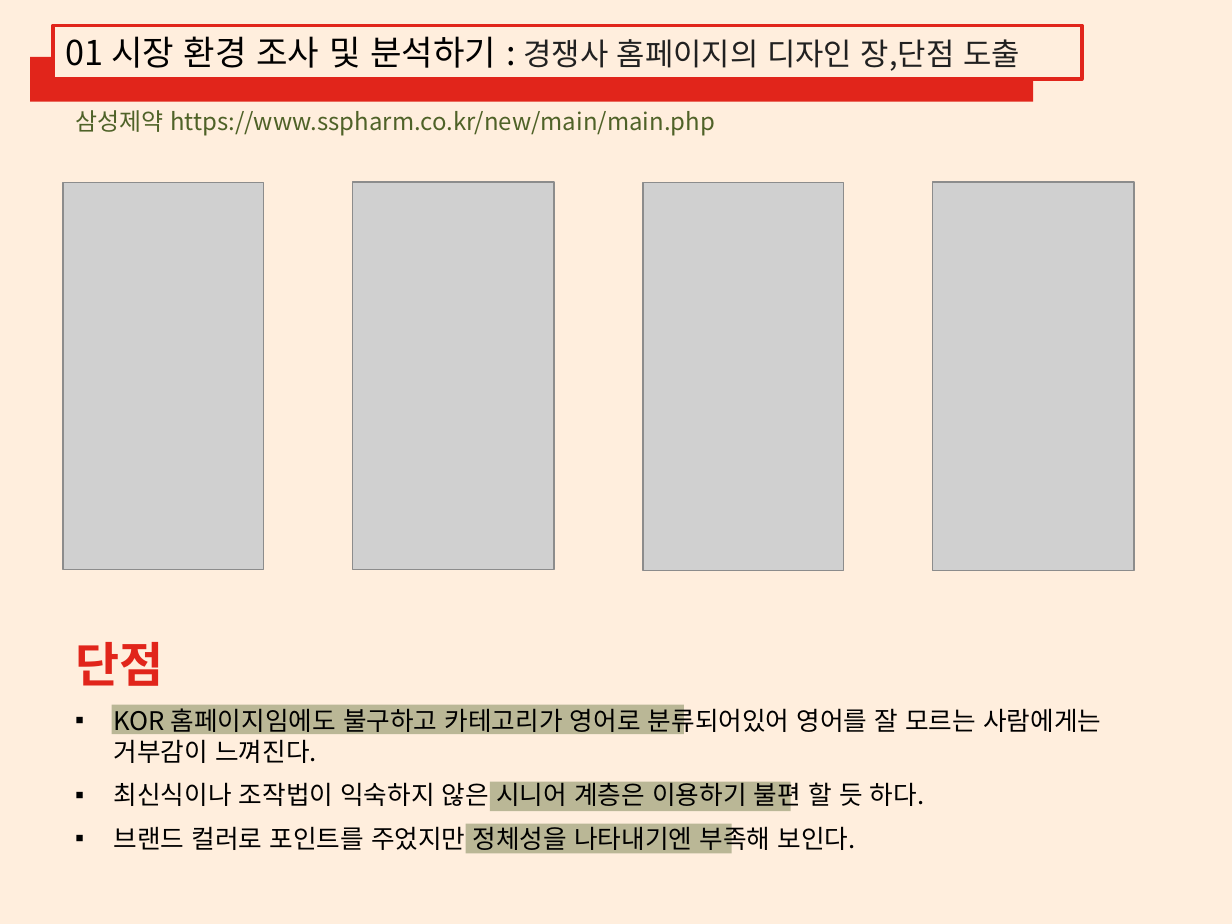
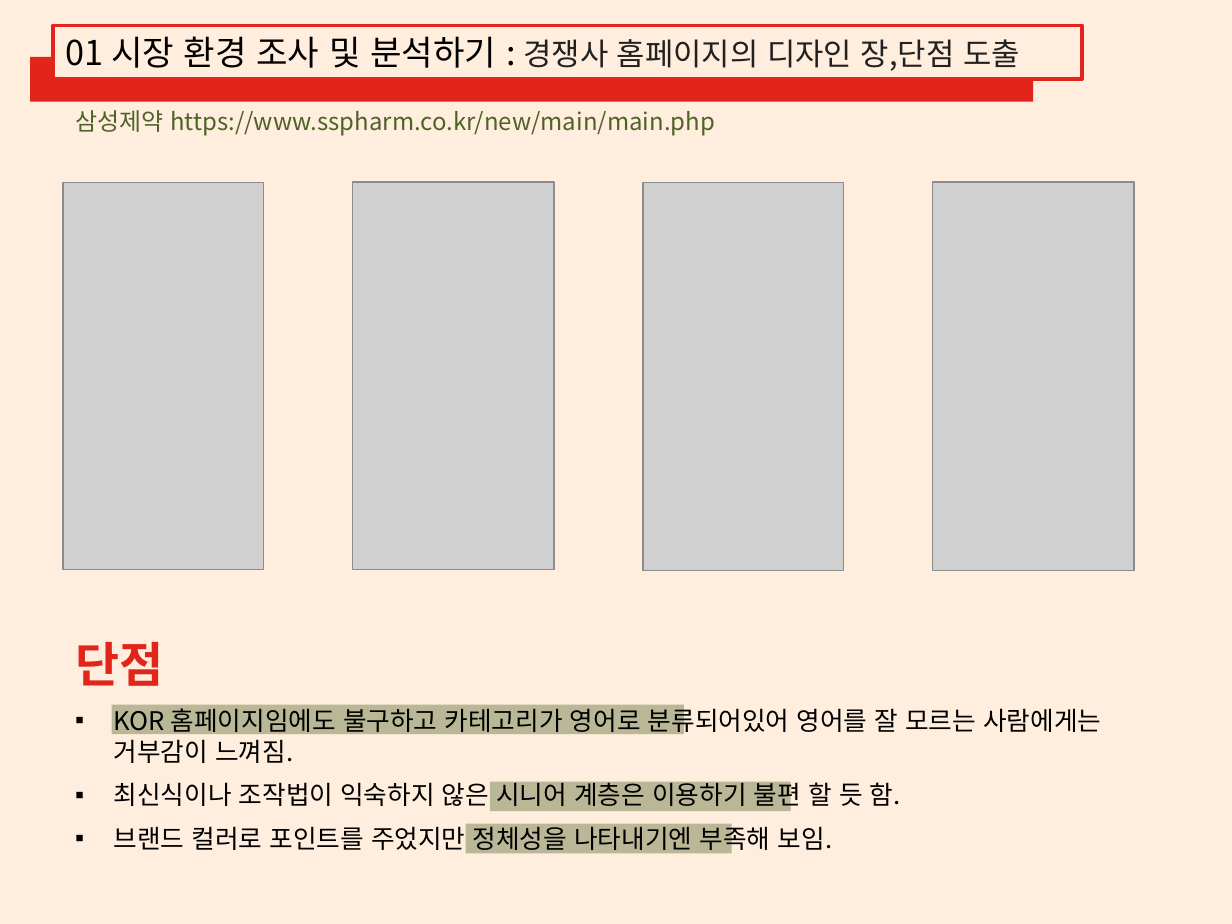
Before and after one commit to LEEGYUNGRIM/report01, a slide deck: slide 4 of 디자인설계 및 조사분석.pptx. Drawn at 1232x924 pixels with LibreOffice and Linux fonts; fonts in the diff are those of the drawing; grey boxes stand for pictures. Boxes give left, top, right and bottom in pixels: in the first picture for what was removed or moved away, otherwise in the second. Text is boxed around its words. In the diff, an @@ line names an element or a change of style, - is before the commit and + after.

```diff
--- a/디자인설계 및 조사분석.pptx
+++ b/디자인설계 및 조사분석.pptx
@@ text at <box>114,704,1101,763</box>: text changed @@
-▪ KOR 홈페이지임에도 불구하고 카테고리가 영어로 분류되어있어 영어를 잘 모르는 사람에게는 거부감이 느껴진다.
+▪ KOR 홈페이지임에도 불구하고 카테고리가 영어로 분류되어있어 영어를 잘 모르는 사람에게는 거부감이 느껴짐.
@@ text at <box>114,778,901,811</box>: text changed @@
-▪ 최신식이나 조작법이 익숙하지 않은 시니어 계층은 이용하기 불편 할 듯 하다.
+▪ 최신식이나 조작법이 익숙하지 않은 시니어 계층은 이용하기 불편 할 듯 함.
@@ text at <box>114,822,832,855</box>: text changed @@
-▪ 브랜드 컬러로 포인트를 주었지만 정체성을 나타내기엔 부족해 보인다.
+▪ 브랜드 컬러로 포인트를 주었지만 정체성을 나타내기엔 부족해 보임.
```
Also in this commit, not shown: 2 other slides changed.
